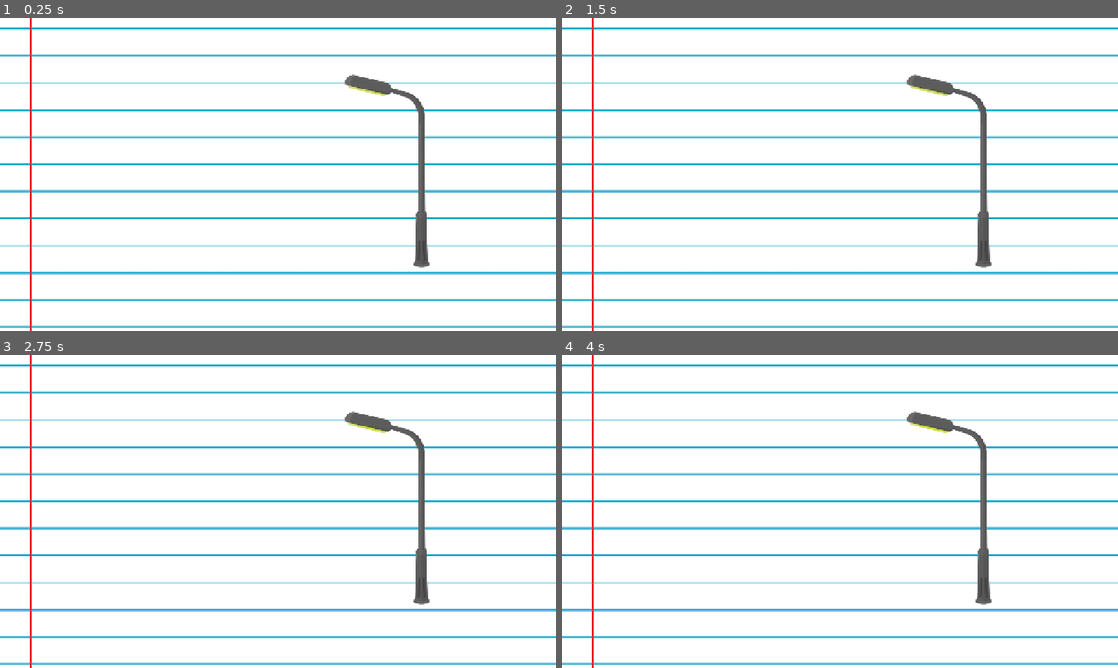
Above: before the commit, frames 1-4 (two rows, left to right).
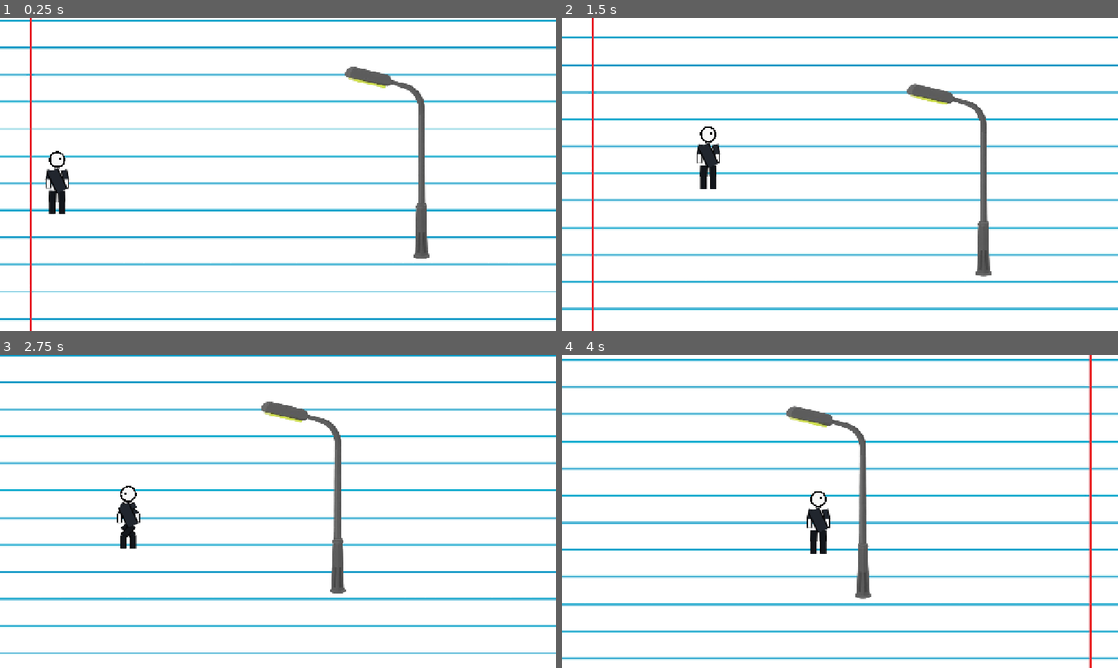
Above: after the commit, the same moments.

Repository: zamuuk13-sketch/TRY-HACKING-ME-NEW-
Game: Godot game, scene res://scenes/main.tscn
The game is run twice, just before and just after one commit, with the same random seed, the same clock (stepped at 60 frames per second) and the same inputs.
Inputs:
- Up to frame 1 (0.25 s): no input
- Up to frame 2 (1.5 s): hold C (crouch) 0.53-1.28 s; hold D (move_right) from 0.53 s (still down); tap Space (jump) at 0.77, 0.8, 1.07, 1.35 s
- Up to frame 3 (2.75 s): tap Space (jump) at 1.52, 1.82, 2.3 s; tap C (crouch) at 1.55 s; release D (move_right) at 2.03 s; hold A (move_left) from 2.03 s (still down); hold C (crouch) from 2.03 s (still down)
- Up to frame 4 (4 s): release A (move_left) at 2.78 s; release C (crouch) at 2.78 s; hold D (move_right) from 2.78 s (still down); tap Shift at 2.85 s; tap Space (jump) at 3.02, 3.32, 3.77, 3.8 s; tap C (crouch) at 3.05 s; hold C (crouch) from 3.53 s (still down)

The runs differ from the first frame. In frame 1, 24% of the frame differs, in the area x 0-100%, y 0-100%; in frame 2, 24%; in frame 3, 25%; in frame 4, 27%.
Error before the commit: Parse Error: Standalone lambdas cannot be accessed. Consider assigning it to a variable. (res://scripts/player.gd:101)

Commit message:
Fix player parse error from nested draw helper

Diff:
--- a/scripts/player.gd
+++ b/scripts/player.gd
@@ -1,6 +1,6 @@
 extends CharacterBody2D
-## TRY HACKING ME NOW — detailed procedural Player controller.
-## Movement/physics stay intentionally unchanged; the character is rendered entirely with _draw().
+## TRY HACKING ME NOW — procedural Player controller.
+## Movement/physics preserved. Character is rendered entirely with _draw().
 
 @export_category("Movement")
 @export var move_speed: float = 260.0
@@ -10,83 +10,114 @@
 @export var jump_power: float = 560.0
 @export var gravity: float = 1500.0
 @export var max_fall_speed: float = 1100.0
+
 @export_category("Animation")
 @export var animation_fps: float = 12.0
 @export var animation_frames: int = 12
-var facing_direction := 1.0
-var is_sprinting := false
-var is_crouching := false
-var animation_time := 0.0
-var animation_frame := 0
-var animation_state := "idle"
-var landing_punch := 0.0
+
+var facing_direction: float = 1.0
+var is_sprinting: bool = false
+var is_crouching: bool = false
+var animation_time: float = 0.0
+var animation_frame: int = 0
+var animation_state: String = "idle"
+var landing_punch: float = 0.0
+
 func _ready() -> void:
 	visible = true
 	modulate = Color.WHITE
 	self_modulate = Color.WHITE
 	z_index = 100
 	queue_redraw()
+
 func _physics_process(delta: float) -> void:
-	var input_axis := Input.get_axis("move_left", "move_right")
+	var input_axis: float = Input.get_axis("move_left", "move_right")
 	is_crouching = Input.is_action_pressed("crouch") and is_on_floor()
 	is_sprinting = Input.is_key_pressed(KEY_SHIFT) and not is_crouching
-	var target_speed := sprint_speed if is_sprinting else move_speed
-	if is_crouching: target_speed *= 0.45
+
+	var target_speed: float = sprint_speed if is_sprinting else move_speed
+	if is_crouching:
+		target_speed *= 0.45
+
 	if input_axis != 0.0:
 		velocity.x = move_toward(velocity.x, input_axis * target_speed, acceleration * delta)
 		facing_direction = sign(input_axis)
-	else: velocity.x = move_toward(velocity.x, 0.0, friction * delta)
-	var was_on_floor := is_on_floor()
-	if not is_on_floor(): velocity.y = min(velocity.y + gravity * delta, max_fall_speed)
 	else:
-		if velocity.y > 0.0: velocity.y = 0.0
-		if Input.is_action_just_pressed("jump") and not is_crouching: velocity.y = -jump_power
+		velocity.x = move_toward(velocity.x, 0.0, friction * delta)
+
+	var was_on_floor: bool = is_on_floor()
+	if not is_on_floor():
+		velocity.y = minf(velocity.y + gravity * delta, max_fall_speed)
+	else:
+		if velocity.y > 0.0:
+			velocity.y = 0.0
+		if Input.is_action_just_pressed("jump") and not is_crouching:
+			velocity.y = -jump_power
+
 	move_and_slide()
-	if not was_on_floor and is_on_floor(): landing_punch = 1.0
+
+	if not was_on_floor and is_on_floor():
+		landing_punch = 1.0
 	landing_punch = move_toward(landing_punch, 0.0, delta * 7.0)
+
 	_update_animation(delta)
 	queue_redraw()
+
 func _update_animation(delta: float) -> void:
-	var next_state := "idle"
-	if not is_on_floor(): next_state = "jump" if velocity.y < 0.0 else "fall"
-	elif is_crouching: next_state = "crouch"
-	elif abs(velocity.x) > 15.0: next_state = "run" if is_sprinting else "walk"
+	var next_state: String = "idle"
+	if not is_on_floor():
+		next_state = "jump" if velocity.y < 0.0 else "fall"
+	elif is_crouching:
+		next_state = "crouch"
+	elif absf(velocity.x) > 15.0:
+		next_state = "run" if is_sprinting else "walk"
+
 	if next_state != animation_state:
 		animation_state = next_state
 		animation_time = 0.0
 		animation_frame = 0
 	else:
 		animation_time += delta
-		if animation_time >= 1.0 / maxf(animation_fps, 1.0):
-			animation_time -= 1.0 / maxf(animation_fps, 1.0)
+		var frame_duration: float = 1.0 / maxf(animation_fps, 1.0)
+		if animation_time >= frame_duration:
+			animation_time -= frame_duration
 			animation_frame = (animation_frame + 1) % max(animation_frames, 1)
+
+func _draw_limb(a: Vector2, b: Vector2, width: float, color: Color) -> void:
+	var outline: Color = Color(0.02, 0.02, 0.025, 1.0)
+	draw_line(a, b, outline, width + 3.0, true)
+	draw_line(a, b, color, width, true)
+
 func _draw() -> void:
-	var skin := Color(0.97,0.97,0.97,1.0)
-	var outline := Color(0.02,0.02,0.025,1.0)
-	var shirt := Color(0.13,0.15,0.18,1.0)
-	var pants := Color(0.075,0.085,0.105,1.0)
-	var d := facing_direction
-	var head := Vector2(0,-31)
-	var neck := Vector2(0,-18.5)
-	var knee_l := Vector2(-7,31)
-	var knee_r := Vector2(7,31)
-	var ankle_l := Vector2(-7,49)
-	var ankle_r := Vector2(7,49)
-	var elbow_l := Vector2(-13,-1)
-	var elbow_r := Vector2(13,-1)
-	var hand_l := Vector2(-13,11)
-	var hand_r := Vector2(13,11)
+	var skin: Color = Color(0.97, 0.97, 0.97, 1.0)
+	var outline: Color = Color(0.02, 0.02, 0.025, 1.0)
+	var shirt: Color = Color(0.13, 0.15, 0.18, 1.0)
+	var pants: Color = Color(0.075, 0.085, 0.105, 1.0)
+	var d: float = facing_direction
+
+	var head: Vector2 = Vector2(0, -31)
+	var neck: Vector2 = Vector2(0, -18.5)
+	var knee_l: Vector2 = Vector2(-7, 31)
+	var knee_r: Vector2 = Vector2(7, 31)
+	var ankle_l: Vector2 = Vector2(-7, 49)
+	var ankle_r: Vector2 = Vector2(7, 49)
+	var elbow_l: Vector2 = Vector2(-13, -1)
+	var elbow_r: Vector2 = Vector2(13, -1)
+	var hand_l: Vector2 = Vector2(-13, 11)
+	var hand_r: Vector2 = Vector2(13, 11)
+
 	if animation_state == "walk":
-		var p := (float(animation_frame)+animation_time*animation_fps)/float(animation_frames)*TAU
-		var s := sin(p)
-		knee_l.x = -7.0-s*8.5
-		knee_r.x = 7.0+s*8.5
-		ankle_l.x = -7.0-s*10.0
-		ankle_r.x = 7.0+s*10.0
-		elbow_l.x = -13.0-s*6.0
-		elbow_r.x = 13.0+s*6.0
-		hand_l.x = -13.0-s*7.0
-		hand_r.x = 13.0+s*7.0
+		var p: float = (float(animation_frame) + animation_time * animation_fps) / float(animation_frames) * TAU
+		var s: float = sin(p)
+		knee_l.x = -7.0 - s * 8.5
+		knee_r.x = 7.0 + s * 8.5
+		ankle_l.x = -7.0 - s * 10.0
+		ankle_r.x = 7.0 + s * 10.0
+		elbow_l.x = -13.0 - s * 6.0
+		elbow_r.x = 13.0 + s * 6.0
+		hand_l.x = -13.0 - s * 7.0
+		hand_r.x = 13.0 + s * 7.0
+
 	if d < 0.0:
 		head.x *= -1.0
 		neck.x *= -1.0
@@ -98,20 +129,19 @@
 		elbow_r.x *= -1.0
 		hand_l.x *= -1.0
 		hand_r.x *= -1.0
-	func limb(a: Vector2,b: Vector2,w: float,c: Color)->void:
-		draw_line(a,b,outline,w+3.0,true)
-		draw_line(a,b,c,w,true)
-	limb(Vector2(-6.5,16),knee_l,7,pants)
-	limb(knee_l,ankle_l,6,pants)
-	limb(Vector2(6.5,16),knee_r,7,pants)
-	limb(knee_r,ankle_r,6,pants)
-	limb(Vector2(-10,-15),elbow_l,5.8,shirt)
-	limb(elbow_l,hand_l,4.8,skin)
-	limb(Vector2(10,-15),elbow_r,5.8,shirt)
-	limb(elbow_r,hand_r,4.8,skin)
-	limb(neck,head+Vector2(0,7),5,skin)
-	draw_line(Vector2(-7,-14),Vector2(7,15),outline,18,true)
-	draw_line(Vector2(-7,-14),Vector2(7,15),shirt,14,true)
-	draw_circle(head,12,outline)
-	draw_circle(head,9.7,skin)
-	draw_circle(Vector2(head.x+4*d,head.y-1),2,outline)
+
+	_draw_limb(Vector2(-6.5, 16), knee_l, 7.0, pants)
+	_draw_limb(knee_l, ankle_l, 6.0, pants)
+	_draw_limb(Vector2(6.5, 16), knee_r, 7.0, pants)
+	_draw_limb(knee_r, ankle_r, 6.0, pants)
+	_draw_limb(Vector2(-10, -15), elbow_l, 5.8, shirt)
+	_draw_limb(elbow_l, hand_l, 4.8, skin)
+	_draw_limb(Vector2(10, -15), elbow_r, 5.8, shirt)
+	_draw_limb(elbow_r, hand_r, 4.8, skin)
+	_draw_limb(neck, head + Vector2(0, 7), 5.0, skin)
+
+	draw_line(Vector2(-7, -14), Vector2(7, 15), outline, 18.0, true)
+	draw_line(Vector2(-7, -14), Vector2(7, 15), shirt, 14.0, true)
+	draw_circle(head, 12.0, outline)
+	draw_circle(head, 9.7, skin)
+	draw_circle(Vector2(head.x + 4.0 * d, head.y - 1.0), 2.0, outline)
